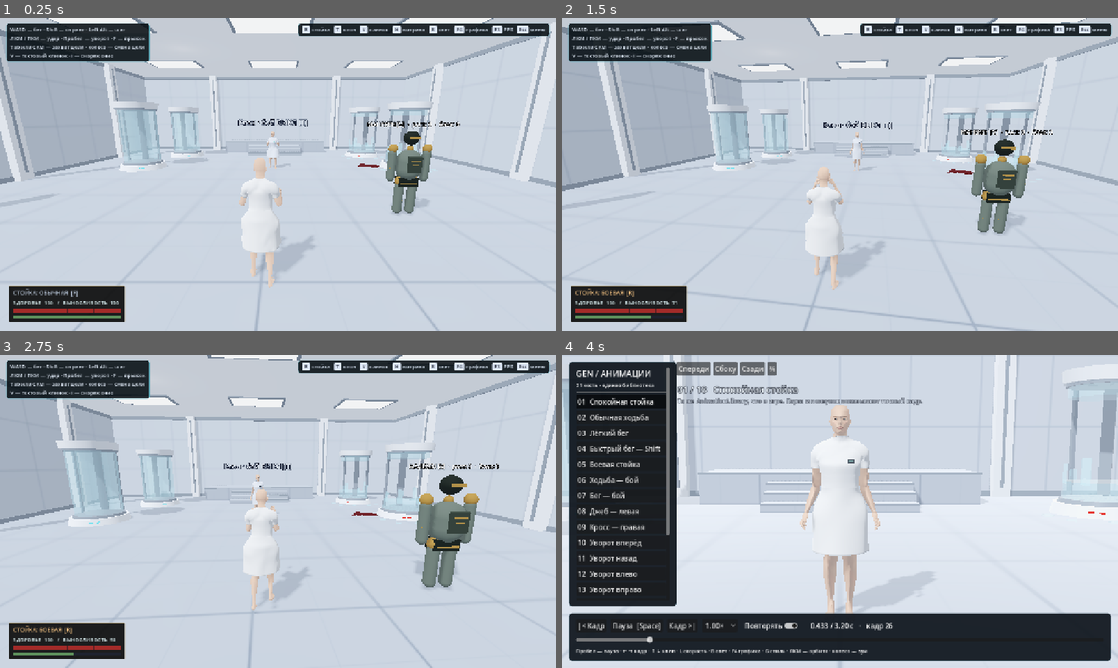
Above: before the commit, frames 1-4 (two rows, left to right).
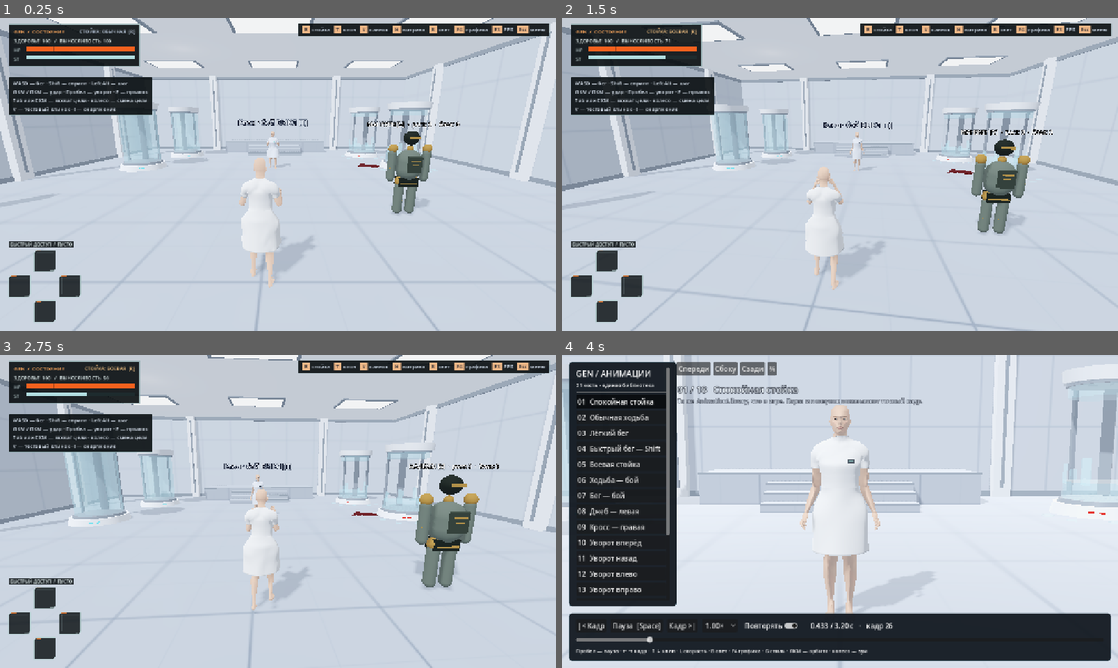
Above: after the commit, the same moments.

Repository: IAmStarhead/Project-Gene
Game: Godot game, scene res://scenes/main.tscn
Same seed, same stepped clock (60 frames per second), same inputs: the game is played once before the commit and once after it.
Inputs (mouse positions are in pixels of both pictures, inside the frame that each line leads up to):
- Up to frame 1 (0.25 s): no input
- Up to frame 2 (1.5 s): tap Enter at 0.5 s; move the mouse to (867, 174) at 0.52 s; press the mouse at (867, 174) at 0.53 s; hold W (move_forward) from 0.53 s (still down); tap F (jump) at 0.77 s; move the mouse to (812, 174) at 1.27 s; release the mouse at (812, 174) at 1.28 s; right-click (812, 174) at 1.35 s; click (812, 174) at 1.42 s
- Up to frame 3 (2.75 s): keep holding W (move_forward); tap F (jump) at 1.52 s; move the mouse to (289, 505) at 2.02 s; hold Space (dodge) from 2.03 s (still down); click (289, 505) at 2.17 s
- Up to frame 4 (4 s): keep holding W (move_forward); move the mouse to (834, 517) at 2.77 s; release Space (dodge) at 2.78 s; tap Tab (lock_on) at 2.85 s; click (834, 517) at 2.92 s; tap F (jump) at 3.02, 3.77 s; move the mouse to (878, 514) at 3.52 s; hold H (open_showcase) from 3.53 s (still down); click (878, 514) at 3.67 s

The runs differ from the first frame. In frame 1, 8.2% of the frame differs, in the area x 1-99%, y 1-98%; in frame 2, 8.1%; in frame 3, 8.2%; in frame 4, less than 0.1%.

Commit message:
Add futuristic in-game HUD with empty quick slots
Co-authored-by: arena-agent <297053741+arena-agent@users.noreply.github.com>

Diff:
--- a/prototype/scenes/player.tscn
+++ b/prototype/scenes/player.tscn
@@ -40,9 +40,9 @@
 
 [node name="DebugLabel" type="Label" parent="UI"]
 offset_left = 14.0
-offset_top = 96.0
+offset_top = 135.0
 offset_right = 430.0
-offset_bottom = 260.0
+offset_bottom = 299.0
 mouse_filter = 2
 theme_override_colors/font_color = Color(0.93, 0.96, 1, 1)
 theme_override_font_sizes/font_size = 13
--- a/prototype/scripts/hud.gd
+++ b/prototype/scripts/hud.gd
@@ -19,6 +19,8 @@
 var _stance_label: Label
 var _values_label: Label
 var _training_label: Label
+var _training_panel: PanelContainer
+var _quick_access: Control
 var _target_mark: Control
 var _health_lag_value := 1.0
 var _last_combat_state := -1
@@ -41,102 +43,139 @@
 	root.mouse_filter = Control.MOUSE_FILTER_IGNORE
 	add_child(root)
 
+	# Статус вверху слева, быстрые ячейки внизу: ничего не изображает несуществующие предметы.
 	var panel := PanelContainer.new()
-	var style := StyleBoxFlat.new()
-	style.bg_color = Color(0.035, 0.035, 0.033, 0.90)
-	style.border_color = Color(0.63, 0.56, 0.40, 0.68)
-	style.set_border_width_all(1)
-	style.set_corner_radius_all(1)
-	style.content_margin_left = 10.0
-	style.content_margin_right = 10.0
-	style.content_margin_top = 7.0
-	style.content_margin_bottom = 8.0
-	panel.add_theme_stylebox_override("panel", style)
-
-	# GROW_DIRECTION_BEGIN держит нижнюю границу строго в 20 px от низа экрана при любом разрешении.
-	panel.anchor_left = 0.0
-	panel.anchor_right = 0.0
-	panel.anchor_top = 1.0
-	panel.anchor_bottom = 1.0
-	panel.offset_left = MARGIN
-	panel.offset_right = MARGIN
-	panel.offset_top = -MARGIN
-	panel.offset_bottom = -MARGIN
-	panel.grow_horizontal = Control.GROW_DIRECTION_END
-	panel.grow_vertical = Control.GROW_DIRECTION_BEGIN
+	panel.name = "StatusPanel"
+	panel.position = Vector2(MARGIN, 14)
 	panel.mouse_filter = Control.MOUSE_FILTER_IGNORE
+	panel.add_theme_stylebox_override("panel", _card_style())
 	root.add_child(panel)
-
 	var column := VBoxContainer.new()
 	column.add_theme_constant_override("separation", 5)
 	column.mouse_filter = Control.MOUSE_FILTER_IGNORE
 	panel.add_child(column)
 
-	_stance_label = Label.new()
-	_stance_label.text = "СТОЙКА: ОБЫЧНАЯ  [R]"
-	_stance_label.add_theme_font_size_override("font_size", 13)
-	_stance_label.add_theme_color_override("font_color", Color(0.78, 0.84, 0.92, 0.92))
-	_stance_label.mouse_filter = Control.MOUSE_FILTER_IGNORE
-	column.add_child(_stance_label)
-
-	_values_label = Label.new()
-	_values_label.text = "ЗДОРОВЬЕ  100   /   ВЫНОСЛИВОСТЬ  100"
-	_values_label.add_theme_font_size_override("font_size", 12)
-	_values_label.add_theme_color_override("font_color", Color(0.85, 0.93, 0.94))
-	_values_label.mouse_filter = Control.MOUSE_FILTER_IGNORE
+	var header := HBoxContainer.new()
+	column.add_child(header)
+	var brand := _text("GEN  /  СОСТОЯНИЕ", 12, Color(.98, .65, .36))
+	brand.size_flags_horizontal = Control.SIZE_EXPAND_FILL
+	header.add_child(brand)
+	_stance_label = _text("СТОЙКА: ОБЫЧНАЯ  [R]", 11, Color(.75, .82, .83))
+	header.add_child(_stance_label)
+
+	_values_label = _text("ЗДОРОВЬЕ  100   /   ВЫНОСЛИВОСТЬ  100", 11, Color(.87, .92, .92))
 	column.add_child(_values_label)
-	_training_label = Label.new()
-	_training_label.add_theme_font_size_override("font_size", 12)
-	_training_label.add_theme_color_override("font_color", Color(1.0, .83, .48))
-	_training_label.mouse_filter = Control.MOUSE_FILTER_IGNORE
-	_training_label.visible = false
-	column.add_child(_training_label)
 
 	var health_row := _bar_row(HP_HEIGHT, true)
-	column.add_child(health_row["root"])
+	column.add_child(_named_bar("HP", health_row["root"]))
 	_health_lag = health_row["lag"]
 	_health_fill = health_row["fill"]
-	_health_lag.color = Color(0.97, 0.62, 0.52, 0.82)
-	_health_fill.color = Color(0.64, 0.17, 0.16, 1.0)
+	_health_lag.color = Color(1.0, .76, .51, .8)
+	_health_fill.color = Color(.96, .38, .12, 1.0)
 
 	var stamina_row := _bar_row(ST_HEIGHT, false)
-	column.add_child(stamina_row["root"])
+	column.add_child(_named_bar("ST", stamina_row["root"]))
 	_stamina_fill = stamina_row["fill"]
-	_stamina_fill.color = Color(0.37, 0.57, 0.36, 1.0)
+	_stamina_fill.color = Color(.70, .87, .88, 1.0)
+
+	var quick := Control.new()
+	quick.name = "QuickAccess"
+	_quick_access = quick
+	quick.anchor_top = 1.0
+	quick.anchor_bottom = 1.0
+	quick.position = Vector2(MARGIN, -207)
+	quick.size = Vector2(166, 187)
+	quick.mouse_filter = Control.MOUSE_FILTER_IGNORE
+	root.add_child(quick)
+	var quick_title := _text("БЫСТРЫЙ ДОСТУП  /  ПУСТО", 10, Color(.88, .93, .93))
+	var caption_style := StyleBoxFlat.new()
+	caption_style.bg_color = Color(.035, .055, .065, .86)
+	caption_style.content_margin_left = 4
+	caption_style.content_margin_right = 4
+	caption_style.content_margin_top = 1
+	caption_style.content_margin_bottom = 1
+	quick_title.add_theme_stylebox_override("normal", caption_style)
+	quick_title.position = Vector2(0, 0)
+	quick.add_child(quick_title)
+	var slots := preload("res://scripts/quick_slots.gd").new()
+	slots.name = "EmptySlots"
+	slots.position = Vector2(0, 21)
+	quick.add_child(slots)
+
+	var training_panel := PanelContainer.new()
+	training_panel.name = "TrainingPanel"
+	_training_panel = training_panel
+	training_panel.anchor_top = 1.0
+	training_panel.anchor_bottom = 1.0
+	training_panel.position = Vector2(205, -20)
+	training_panel.grow_vertical = Control.GROW_DIRECTION_BEGIN
+	training_panel.mouse_filter = Control.MOUSE_FILTER_IGNORE
+	training_panel.add_theme_stylebox_override("panel", _card_style())
+	root.add_child(training_panel)
+	_training_label = _text("", 12, Color(1.0, .76, .53))
+	training_panel.add_child(_training_label)
+	_training_label.visible = false
+	training_panel.visible = false
+
+
+func _card_style() -> StyleBoxFlat:
+	var style := StyleBoxFlat.new()
+	style.bg_color = Color(.035, .055, .065, .90)
+	style.border_color = Color(.55, .67, .68, .72)
+	style.set_border_width_all(1)
+	style.content_margin_left = 12
+	style.content_margin_right = 12
+	style.content_margin_top = 9
+	style.content_margin_bottom = 9
+	return style
+
+
+func _text(text: String, font_size: int, color: Color) -> Label:
+	var label := Label.new()
+	label.text = text
+	label.mouse_filter = Control.MOUSE_FILTER_IGNORE
+	label.add_theme_font_size_override("font_size", font_size)
+	label.add_theme_color_override("font_color", color)
+	return label
+
+
+func _named_bar(name_text: String, bar: Control) -> HBoxContainer:
+	var container := HBoxContainer.new()
+	container.mouse_filter = Control.MOUSE_FILTER_IGNORE
+	container.add_theme_constant_override("separation", 8)
+	var name_label := _text(name_text, 11, Color(.79, .87, .88))
+	name_label.custom_minimum_size.x = 22
+	container.add_child(name_label)
+	container.add_child(bar)
+	return container
 
 
 func _bar_row(bar_h: float, with_ticks: bool) -> Dictionary:
 	var row := Control.new()
 	row.custom_minimum_size = Vector2(BAR_WIDTH, bar_h)
 	row.mouse_filter = Control.MOUSE_FILTER_IGNORE
-
 	var back := ColorRect.new()
-	back.color = Color(0.12, 0.14, 0.19, 0.92)
+	back.color = Color(.12, .17, .18, .98)
 	back.size = Vector2(BAR_WIDTH, bar_h)
 	back.mouse_filter = Control.MOUSE_FILTER_IGNORE
 	row.add_child(back)
-
 	var lag := ColorRect.new()
-	lag.color = Color(0.0, 0.0, 0.0, 0.0)
+	lag.color = Color(0, 0, 0, 0)
 	lag.size = Vector2(BAR_WIDTH, bar_h)
 	lag.mouse_filter = Control.MOUSE_FILTER_IGNORE
 	row.add_child(lag)
-
 	var fill := ColorRect.new()
 	fill.size = Vector2(BAR_WIDTH, bar_h)
 	fill.mouse_filter = Control.MOUSE_FILTER_IGNORE
 	row.add_child(fill)
-
 	if with_ticks:
-		# Тонкие четвертные засечки — считывать остаток ХП в бою проще, чем по голой полоске.
-		for step in [0.25, 0.5, 0.75]:
+		for step in [.25, .5, .75]:
 			var tick := ColorRect.new()
-			tick.color = Color(0.05, 0.07, 0.11, 0.45)
-			tick.position = Vector2(BAR_WIDTH * step, 0.0)
-			tick.size = Vector2(1.0, bar_h)
+			tick.color = Color(.04, .07, .08, .48)
+			tick.position = Vector2(BAR_WIDTH * step, 0)
+			tick.size = Vector2(1, bar_h)
 			tick.mouse_filter = Control.MOUSE_FILTER_IGNORE
 			row.add_child(tick)
-
 	return {"root": row, "lag": lag, "fill": fill}
 
 
@@ -169,9 +208,9 @@
 	var s_ratio := clampf(st / maxf(T.MAX_STAMINA, 1.0), 0.0, 1.0)
 	_stamina_fill.size.x = BAR_WIDTH * s_ratio
 	_stamina_fill.color = (
-		Color(0.37, 0.57, 0.36, 1.0)
+		Color(.70, .87, .88, 1.0)
 		if st >= T.ATTACK_STAMINA
-		else Color(0.76, 0.54, 0.28, 1.0)
+		else Color(.94, .62, .31, 1.0)
 	)
 
 	var in_combat := 1 if bool(player.get("combat_mode")) else 0
@@ -185,6 +224,10 @@
 			_stance_label.add_theme_color_override("font_color", Color(0.78, 0.84, 0.92, 0.90))
 
 	_training_label.visible = bool(player.get("training_blade"))
+	# В маленьком окне диагностика F3 занимает нижнюю часть экрана.
+	var compact_debug := bool(player.get("show_details")) and get_viewport().get_visible_rect().size.y < 560.0
+	_quick_access.visible = not compact_debug
+	_training_panel.visible = _training_label.visible and not compact_debug
 	if _training_label.visible:
 		var chosen: int = int(player.get("training_limb"))
 		var names := ["левая рука", "правая рука", "левая нога", "правая нога"]
--- a/prototype/scripts/main.gd
+++ b/prototype/scripts/main.gd
@@ -58,9 +58,9 @@
 	root.mouse_filter = Control.MOUSE_FILTER_IGNORE
 	layer.add_child(root)
 
-	# Краткая памятка управления слева сверху — плавно гаснет целиком вместе с рамкой через 18 с.
+	# Краткая памятка под полосами HUD; плавно гаснет через 18 с.
 	_hint_panel = PanelContainer.new()
-	_hint_panel.position = Vector2(14.0, 12.0)
+	_hint_panel.position = Vector2(20.0, 135.0)
 	_hint_panel.mouse_filter = Control.MOUSE_FILTER_IGNORE
 	_hint_panel.add_theme_stylebox_override("panel", _make_card_style())
 	root.add_child(_hint_panel)
@@ -124,10 +124,10 @@
 
 func _make_card_style() -> StyleBoxFlat:
 	var style := StyleBoxFlat.new()
-	style.bg_color = Color(0.025, 0.055, 0.075, 0.88)
-	style.border_color = Color(0.36, 0.70, 0.76, 0.55)
+	style.bg_color = Color(0.035, 0.055, 0.065, 0.90)
+	style.border_color = Color(0.55, 0.67, 0.68, 0.72)
 	style.set_border_width_all(1)
-	style.set_corner_radius_all(6)
+	style.set_corner_radius_all(1)
 	style.content_margin_left = 10.0
 	style.content_margin_right = 10.0
 	style.content_margin_top = 6.0
@@ -136,9 +136,12 @@
 
 
 func _process(delta: float) -> void:
-	if _bar_panel != null and _hint_panel != null:
-		# On smaller windows the two top cards otherwise overlap.
-		_bar_panel.visible = not _hint_panel.visible or get_viewport().get_visible_rect().size.x >= 1000.0
+	if _bar_panel != null:
+		# The right-hand shortcut strip must not cover the status on narrow screens.
+		_bar_panel.visible = get_viewport().get_visible_rect().size.x >= 960.0
+	if _hint_panel != null and is_instance_valid(player) and bool(player.get("show_details")):
+		# F3 занимает место памятки; показатели диагностики не должны перекрываться.
+		_hint_panel.visible = false
 	if _hint_panel == null or not _hint_panel.visible:
 		return
 	_hint_age += delta
@@ -159,8 +162,8 @@
 	k.add_theme_font_size_override("font_size", 11)
 	k.add_theme_color_override("font_color", Color(0.08, 0.10, 0.15))
 	var ks := StyleBoxFlat.new()
-	ks.bg_color = Color(0.88, 0.92, 0.98)
-	ks.set_corner_radius_all(3)
+	ks.bg_color = Color(0.94, 0.72, 0.53)
+	ks.set_corner_radius_all(1)
 	ks.content_margin_left = 5.0
 	ks.content_margin_right = 5.0
 	ks.content_margin_top = 1.0
--- /dev/null
+++ b/prototype/scripts/quick_slots.gd
@@ -0,0 +1,32 @@
+## Декоративные пустые места быстрого доступа; предметов и привязок пока нет.
+extends Control
+
+const SLOT_SIZE := 50.0
+const SLOT_STEP := 58.0
+const POSITIONS := [Vector2(58, 0), Vector2(0, 58), Vector2(116, 58), Vector2(58, 116)]
+
+
+func _ready() -> void:
+	custom_minimum_size = Vector2(166, 166)
+	mouse_filter = Control.MOUSE_FILTER_IGNORE
+
+
+func _draw() -> void:
+	for pos in POSITIONS:
+		_draw_slot(pos)
+
+
+func _draw_slot(pos: Vector2) -> void:
+	# Собственная простая геометрия, без заимствованных текстур или пиктограмм.
+	var points := PackedVector2Array([
+		pos + Vector2(6, 0), pos + Vector2(SLOT_SIZE, 0),
+		pos + Vector2(SLOT_SIZE, SLOT_SIZE - 6), pos + Vector2(SLOT_SIZE - 6, SLOT_SIZE),
+		pos + Vector2(0, SLOT_SIZE), pos + Vector2(0, 6),
+	])
+	draw_colored_polygon(points, Color(.035, .055, .065, .82))
+	draw_polyline(points + PackedVector2Array([points[0]]), Color(.73, .83, .84, .9), 1.5, true)
+	draw_line(pos + Vector2(6, 6), pos + Vector2(SLOT_SIZE - 6, 6), Color(.72, .84, .84, .16), 1.0, true)
+	draw_line(pos + Vector2(6, 6), pos + Vector2(6, SLOT_SIZE - 6), Color(.72, .84, .84, .16), 1.0, true)
+	# Небольшие угловые метки — не обозначение выбранного предмета.
+	draw_line(pos + Vector2(6, 2), pos + Vector2(17, 2), Color(1.0, .52, .20, .75), 1.5, true)
+	draw_line(pos + Vector2(SLOT_SIZE - 12, SLOT_SIZE - 3), pos + Vector2(SLOT_SIZE - 6, SLOT_SIZE - 3), Color(.69, .78, .79, .6), 1.0, true)
--- a/prototype/tests/test_presentation.gd
+++ b/prototype/tests/test_presentation.gd
@@ -47,6 +47,30 @@
 	check(is_instance_valid(player.foley) and is_instance_valid(clone.foley), "foley attached to both actors")
 	check(Foley.STEPS.size() == 8 and Foley.STEPS[0] is AudioStreamWAV, "barefoot assets imported")
 	check(player.hud.get("_values_label") != null, "HUD numeric labels")
+	var hud_root: Control = player.hud.get_child(0)
+	var status_panel: Control = hud_root.get_node("StatusPanel")
+	var quick: Control = hud_root.get_node("QuickAccess")
+	var slots: Control = quick.get_node("EmptySlots")
+	check(status_panel.position.y == 14.0 and quick.anchor_top == 1.0, "status at top, slots anchored at bottom")
+	check(slots.get("POSITIONS").size() == 4 and slots.get_child_count() == 0, "four empty quick slots without invented items")
+	check(scene._hint_panel.position.y > status_panel.position.y + status_panel.size.y, "startup hints do not overlap status")
+	var old_hp: float = player.health
+	var old_stamina: float = player.stamina
+	player.health = T.MAX_HEALTH * .5
+	player.stamina = T.MAX_STAMINA * .25
+	player.hud._process(0.0)
+	check(absf(player.hud._health_fill.size.x - player.hud.BAR_WIDTH * .5) < .01, "health bar reflects real health")
+	check(absf(player.hud._stamina_fill.size.x - player.hud.BAR_WIDTH * .25) < .01, "stamina bar reflects real stamina")
+	check(player.hud._values_label.text.contains("50") and player.hud._values_label.text.contains("25"), "HUD text matches values")
+	player.training_blade = true
+	player.hud._process(0.0)
+	check(player.hud._training_panel.visible and player.hud._training_label.visible, "blade guidance remains visible")
+	player.training_blade = false
+	player.hud._process(0.0)
+	check(not player.hud._training_panel.visible, "blade guidance hides when disabled")
+	player.health = old_hp
+	player.stamina = old_stamina
+	player.hud._process(0.0)
 	check(scene.menu.get("_items").has("camera") and scene.menu.get("_items").has("sound"), "pause controls")
 	var initial_energy: float = scene.room.get("_sun").light_energy
 	scene._on_menu_action("brightness")
Not shown, added: prototype/scripts/quick_slots.gd.uid
Not shown, added: reports/48-футуристический-игровой-hud.md
Not shown, added: reports/screens/futuristic-hud-048/demo.mp4
